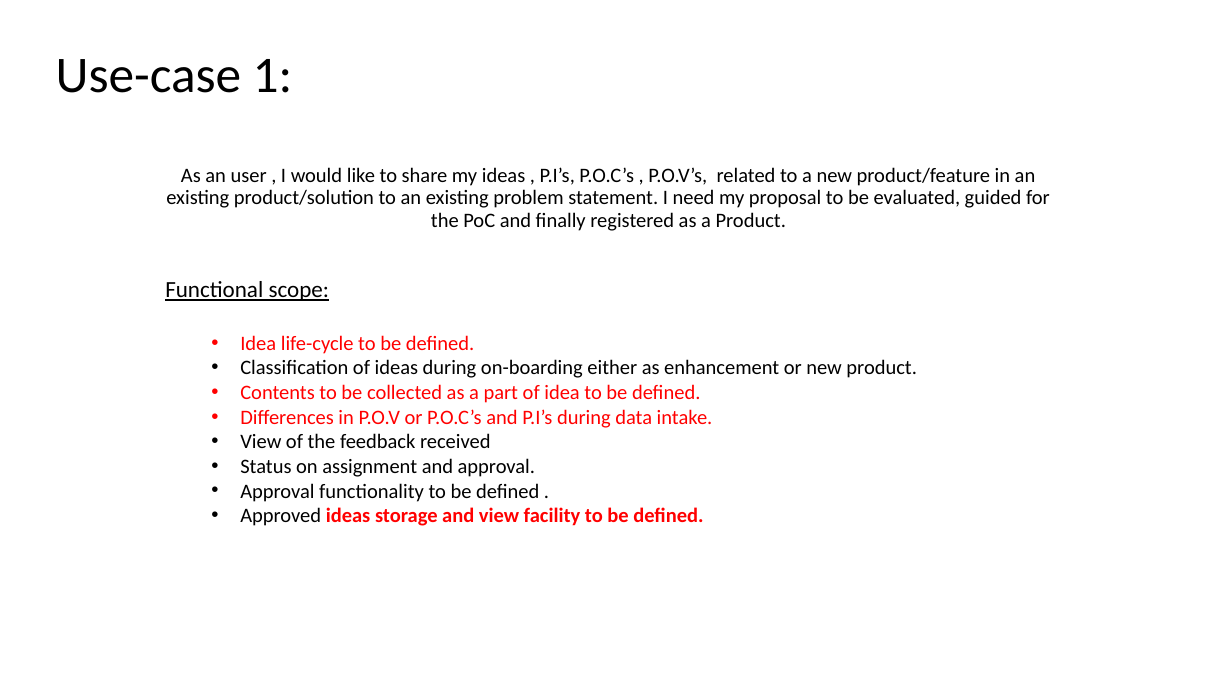
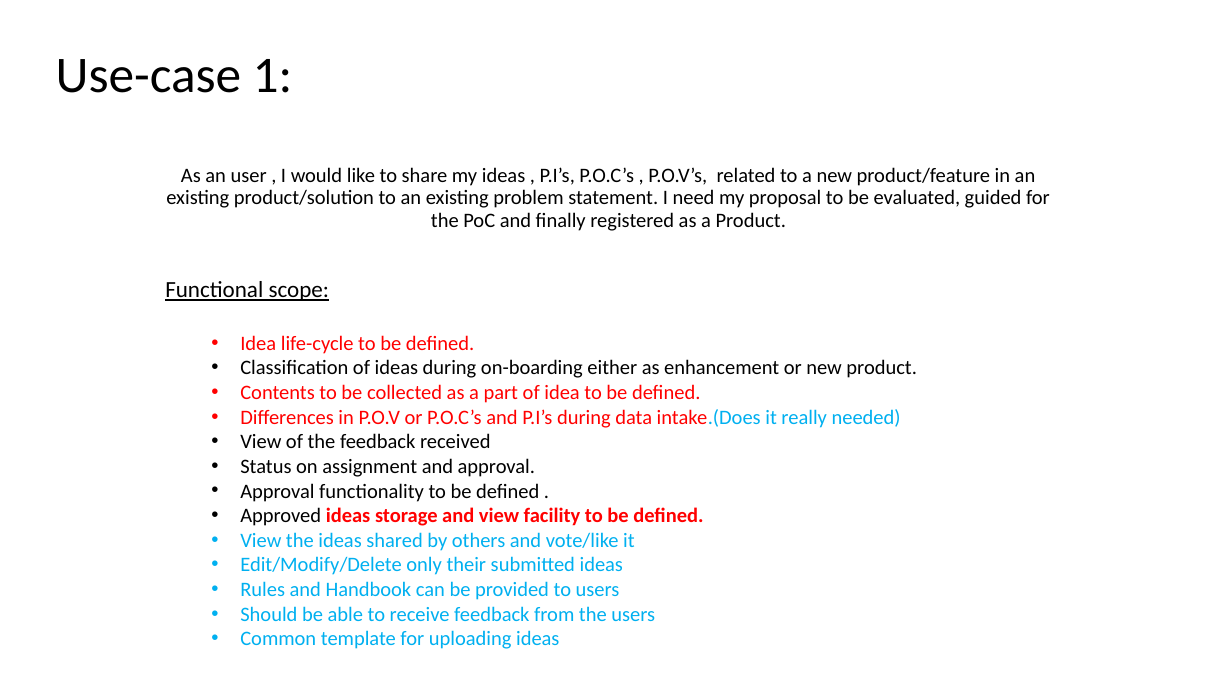
Before and after one commit to Sreenadh1543/ogo-data-holder, a slide deck: slide 2 of 2.use-cases/Use-cases.pptx. Drawn at 1232x693 pixels with LibreOffice and Linux fonts; fonts in the diff are those of the drawing. Boxes give left, top, right and bottom in pixels: in the first picture for what was removed or moved away, otherwise in the second. Text is boxed around its words. In the diff, an @@ line names an element or a change of style, - is before the commit and + after.

```diff
--- a/2.use-cases/Use-cases.pptx
+++ b/2.use-cases/Use-cases.pptx
@@ text at (240,409,901,428): text changed @@
-  • Differences in P.O.V or P.O.C’s and P.I’s during data intake.
+  • Differences in P.O.V or P.O.C’s and P.I’s during data intake.(Does it really needed)
@@ text at (240,532,655,649): paragraphs added @@
+  • View the ideas shared by others and vote/like it
+  • Edit/Modify/Delete only their submitted ideas
+  • Rules and Handbook can be provided to users
+  • Should be able to receive feedback from the users
+  • Common template for uploading ideas
```
Also in this commit, not shown: 3 other slides changed.
